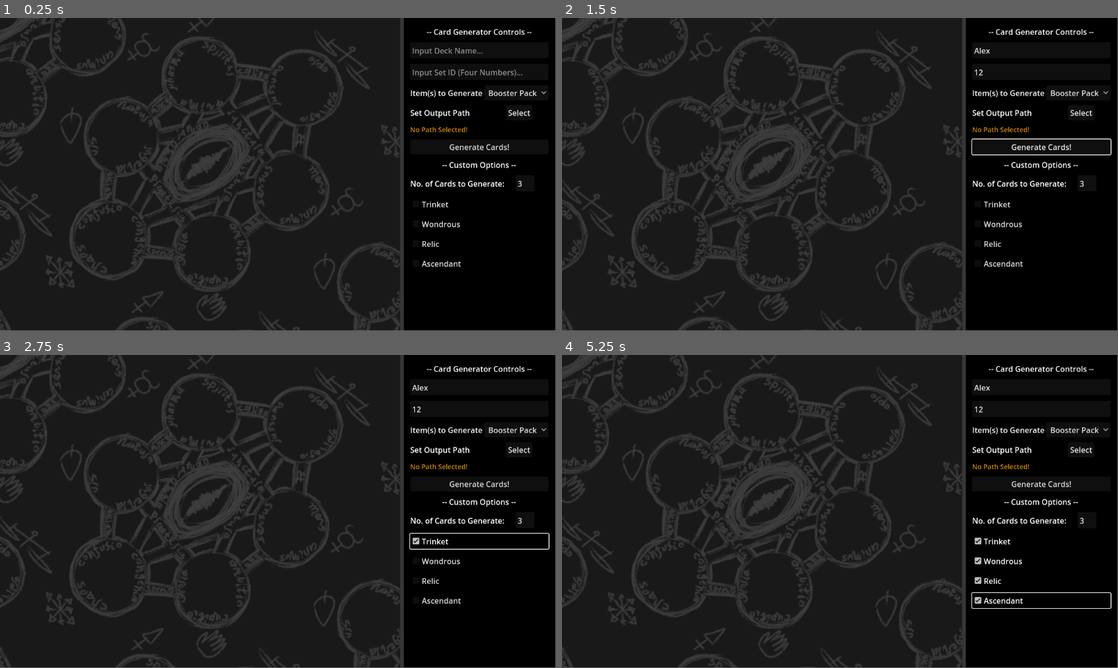
Above: before the commit, frames 1-4 (two rows, left to right).
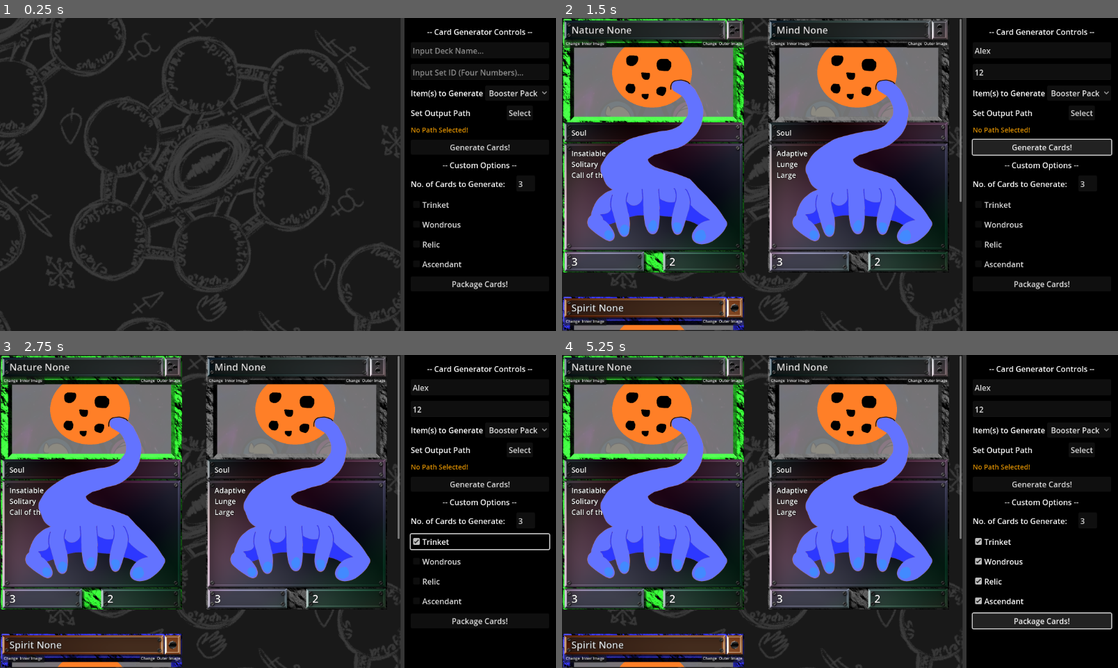
Above: after the commit, the same moments.

Repository: Blue-Kobold/Masters-of-Mana
Game: Godot game, scene res://main_screen.tscn
Same seed, same stepped clock (60 frames per second), same inputs: the game is played once before the commit and once after it.
Inputs (mouse positions are in pixels of both pictures, inside the frame that each line leads up to):
- Up to frame 1 (0.25 s): no input
- Up to frame 2 (1.5 s): click (1040, 49) at 0.52 s; type "Alex" at 0.6 s; click (1040, 71) at 0.75 s; type "12" at 0.83 s; click "Generate Cards!" at 1.25 s
- Up to frame 3 (2.75 s): click "Trinket" at 2 s
- Up to frame 4 (5.25 s): click "Wondrous" at 2.75 s; click "Relic" at 3.5 s; click "Ascendant" at 4.25 s; click (1040, 621) at 5 s, where only the run after the commit has a clickable "Package Cards!"
In our replay, the window is 799x449 before the commit and 800x450 after it. These sizes can differ from the game's own. Grey fills any space a smaller window leaves; there, only what the larger window draws over its background counts as a difference.

The runs differ from the first frame. In frame 1, 2.2% of the frame differs, in the area x 0-99%, y 0-100%; in frame 2, 44%; in frame 3, 44%; in frame 4, 45%.
Error before the commit: Attempt to call function 'store_string' in base 'null instance' on a null instance. (res://DeckPackager.gd:192)
Error after the commit: Attempt to call function 'get_text' in base 'null instance' on a null instance. (res://DeckPackager.gd:177)

Commit message:
Gotta UNSINGLETON The fucker
-Make DeckPackager not a singleton and correctly use signals to the one DeckPackager in-scene
-connect it all up so the variants are actually being modified and sticking
-double check my Ps and Qs for shit fuckery
-SHOULD BE DONE (maybe)

Diff:
--- a/Card.gd
+++ b/Card.gd
@@ -1,20 +1,125 @@
+extends Control
+
+var CardInformation
 
 var Name = "Card"
-#transform
-var posX = 0
-var posY = 0.0
-var posZ = 0
-var rotX = 0
-var rotY = 0.0
-var rotZ = 0
-var scaleX = 1.0
-var scaleY = 1.0
-var scalez = 1.0
-
+var cardUnderImg
+var cardOverImg #Generally Blank lmao
+var Rarity
+var PrimeAffinity
+var SubAffinity
+var ManaCost
 var Nickname = ""
+var TypeText = ""
 var Description = ""
-var hands = true
+var PowerVal = 0
+var DefenseVal = 0
+var Keywords = []
 var CardID = ""
 
-func _init(value):
-	Name = value
+var FileBox
+
+func SetNode(Val):
+	CardInformation = Val
+
+
+	CardInformation.merge({"URL":""})
+	CardInformation.merge({"OverURL":""})
+
+	$NameText.text = Val["Primary Affinity"] + " " + Val["Secondary Affinity"]
+	CardInformation["Name"] = $NameText.text
+
+	PrimeAffinity = Val["Primary Affinity"]
+	SubAffinity = Val["Secondary Affinity"]
+	match(Val["Primary Affinity"]):
+		#                               Color(R,G,B,A)
+		"Mind":
+			$CardBase2.self_modulate = Color(3,3,3,1)
+		"Ambition":
+			$CardBase2.self_modulate= Color(10,2,2,1)
+		"Chaos":
+			$CardBase2.self_modulate = Color(2,2,2,1)
+		"Order":
+			$CardBase2.self_modulate = Color(10,10,10,1)
+		"Nature":
+			$CardBase2.self_modulate = Color(2,10,2,1)
+		"Spirit":
+			$CardBase2.self_modulate = Color(2,2,10,1)
+		"None":
+			$CardBase2.self_modulate = Color(50,50,50,1)
+
+	Rarity = Val["Rarity"]
+	match(Val["Rarity"]):
+		"Trinket":
+			$Plate2.texture = ImageTexture.create_from_image(ImageConstructor.trinketPlate)
+		"Wondrous":
+			$Plate2.texture = ImageTexture.create_from_image(ImageConstructor.wonderousPlate)
+		"Ascendant":
+			$Plate2.texture = ImageTexture.create_from_image(ImageConstructor.ascendantPlate)
+		"Relic":
+			$Plate2.texture = ImageTexture.create_from_image(ImageConstructor.relicPlate)
+
+	ManaCost = Val["Mana Cost"]
+	match(Val["Mana Cost"]):
+		1:
+			$Pips2.texture = ImageTexture.create_from_image(ImageConstructor.manapip1)
+		2:
+			$Pips2.texture = ImageTexture.create_from_image(ImageConstructor.manapip2)
+		3:
+			$Pips2.texture = ImageTexture.create_from_image(ImageConstructor.manapip3)
+
+	TypeText = Val["Card Type"]
+	$TypeText.text = Val["Card Type"]
+
+	PowerVal = Val["Damage"]
+	$PowerText.text = str(Val["Damage"])
+
+	DefenseVal = Val["Health"]
+	$DefenseText.text = str(Val["Health"])
+
+
+	var BufferText = ""
+	for i in  Val["Keywords"]:
+		Keywords.append(i)
+		BufferText += i + "\n"
+	$RulesText.text = BufferText
+
+	pass
+
+func _on_inner_image_button_pressed():
+	if !FileBox:
+		FileBox = FileDialog.new()
+		add_child(FileBox)
+		FileBox.popup_centered(Vector2i(500,500))
+
+	FileBox.connect("file_selected", _AssignInnerImage)
+	pass # Replace with function body.
+
+func _AssignInnerImage(val):
+	cardUnderImg = val
+	CardInformation.merge({"URL":val})
+	$InnerCardContent.texture = ImageTexture.create_from_image(Image.load_from_file(val))
+	FileBox = null
+	pass
+
+func _on_outer_image_button_pressed():
+	if !FileBox:
+		FileBox = FileDialog.new()
+		add_child(FileBox)
+		FileBox.popup_centered(Vector2i(500,500))
+
+	FileBox.connect("file_selected", _AssignOuterImage)
+	pass # Replace with function body.
+
+func _AssignOuterImage(val):
+	cardOverImg = val
+	CardInformation.merge({"OverURL":val})
+	$OuterCardContent.texture = ImageTexture.create_from_image(Image.load_from_file(val))
+	FileBox = null
+	pass
+
+
+func _on_name_text_text_changed(str):
+	Name = str
+	CardInformation["Name"] = str
+	pass # Replace with function body.
--- a/CardRoller.gd
+++ b/CardRoller.gd
@@ -310,7 +310,7 @@
 	DeckPackager.SetDir($"../SelectedDir".get_text())
 	DeckPackager.setDeckName($"../DeckName".get_text())
 	DeckPackager.SetIDVal($"../SetID".get_text())
-	DeckPackager.PackageExistingCards(generate_card(number_of_cards_to_gen))
+	DeckPackager.CreateDeckFromCards(generate_card(number_of_cards_to_gen))
 
 func generate_card(cardCount):
 
--- a/ImageConstructor.gd
+++ b/ImageConstructor.gd
@@ -31,6 +31,7 @@
 var frgRules
 var frgPow
 var frgGrd
+var frgOutCtx
 
 class ImageWithData:
 	var individualCards = []
@@ -62,6 +63,7 @@
 	frgRules = cardForge.get_child(8).get_child(0)
 	frgPow = cardForge.get_child(9).get_child(0)
 	frgGrd = cardForge.get_child(10).get_child(0)
+	frgOutCtx = cardForge.get_child(11)
 
 	cardForge.visible = true
 	cardForge.position = Vector2(6000,45)
@@ -84,6 +86,10 @@
 	OpenCardForge()
 
 	cardForge.title = "Smithin' card number " + str(targetCard["index"])
+	if targetCard["URL"] != "":
+		frgctx.texture = ImageTexture.create_from_image(targetCard["URL"])
+	if targetCard["OverURL"] != "":
+		frgOutCtx.texture = ImageTexture.create_from_image(targetCard["OverURL"])
 
 	frgBack.texture = ImageTexture.create_from_image(cardFront)
 
@@ -123,7 +129,7 @@
 			frgPips.texture = ImageTexture.create_from_image(manapip3)
 
 
-	var titleStr = targetCard["Card Type"]
+	var titleStr = targetCard["Name"]
 	var textStr = targetCard["Primary Affinity"] + "-" + targetCard["Secondary Affinity"]
 	var rulesStr = ""
 	var powStr = ""
@@ -136,7 +142,7 @@
 		grdStr = "Health:" + str(targetCard["Health"])
 
 	for i in  targetCard["Keywords"]:
-		rulesStr = i + "\n "
+		rulesStr += i + "\n"
 
 	frgTitle.text = titleStr
 	frgText.text = textStr
--- /dev/null
+++ b/Node_template.tscn
@@ -0,0 +1,184 @@
+[gd_scene load_steps=8 format=3 uid="uid://bit3o7bhdkoqe"]
+
+[ext_resource type="Script" path="res://Card.gd" id="1_uyol6"]
+[ext_resource type="Texture2D" uid="uid://dhs5hjpdif3p7" path="res://textures/CardComponents/CardInnerContent/ExampleGuy.png" id="2_2gcr0"]
+[ext_resource type="Texture2D" uid="uid://banljaihcyvbg" path="res://textures/CardComponents/card_background_for_color_shifting_empty.png" id="3_bq68t"]
+[ext_resource type="Texture2D" uid="uid://c0in5k60yecyo" path="res://textures/CardComponents/cardfront_relic3.png" id="4_kqejc"]
+[ext_resource type="Texture2D" uid="uid://dirfwtrvvp6gn" path="res://textures/CardComponents/3_slot.png" id="5_4glwy"]
+[ext_resource type="Texture2D" uid="uid://b0tuhnjasg50l" path="res://textures/CardComponents/screws.png" id="6_sibd5"]
+[ext_resource type="Texture2D" uid="uid://dpjpjevav6cg2" path="res://textures/CardComponents/CardInnerContent/ExampleGuy Reachin' out.png" id="7_ll674"]
+
+[node name="CardInstance" type="Control"]
+clip_contents = true
+custom_minimum_size = Vector2(750, 1050)
+layout_mode = 3
+anchors_preset = 0
+offset_right = 750.0
+offset_bottom = 1050.0
+script = ExtResource("1_uyol6")
+
+[node name="InnerCardContent" type="TextureRect" parent="."]
+layout_mode = 0
+offset_right = 750.0
+offset_bottom = 1050.0
+texture = ExtResource("2_2gcr0")
+
+[node name="CardBase2" type="TextureRect" parent="."]
+self_modulate = Color(0, 0, 0, 1)
+layout_mode = 0
+offset_right = 750.0
+offset_bottom = 1050.0
+texture = ExtResource("3_bq68t")
+
+[node name="Plate2" type="TextureRect" parent="."]
+layout_mode = 0
+offset_right = 750.0
+offset_bottom = 1050.0
+texture = ExtResource("4_kqejc")
+
+[node name="Pips2" type="TextureRect" parent="."]
+layout_mode = 0
+offset_right = 750.0
+offset_bottom = 1050.0
+texture = ExtResource("5_4glwy")
+
+[node name="Screws2" type="TextureRect" parent="."]
+layout_mode = 0
+offset_right = 750.0
+offset_bottom = 1050.0
+texture = ExtResource("6_sibd5")
+
+[node name="SetIcon2" type="TextureRect" parent="."]
+layout_mode = 0
+offset_right = 750.0
+offset_bottom = 1050.0
+texture = ExtResource("6_sibd5")
+
+[node name="NameText" type="LineEdit" parent="."]
+custom_minimum_size = Vector2(0, 20)
+layout_mode = 1
+anchors_preset = 4
+anchor_top = 0.5
+anchor_bottom = 0.5
+offset_left = 31.0
+offset_top = -511.5
+offset_right = 657.415
+offset_bottom = -448.5
+grow_vertical = 2
+theme_override_colors/font_outline_color = Color(0, 0, 0, 1)
+theme_override_constants/outline_size = 5
+theme_override_font_sizes/font_size = 40
+text = "12345678901234567890123456"
+placeholder_text = "12345678901234567890123456"
+max_length = 26
+
+[node name="TypeText" type="Label" parent="."]
+layout_direction = 2
+layout_mode = 0
+offset_left = 35.0
+offset_top = 450.0
+offset_right = 715.0
+offset_bottom = 942.0
+size_flags_horizontal = 0
+size_flags_vertical = 0
+theme_override_colors/font_outline_color = Color(0, 0, 0, 1)
+theme_override_constants/outline_size = 5
+theme_override_font_sizes/font_size = 30
+text = "1234567890123456789012345678901234567890"
+max_lines_visible = 1
+visible_characters = 40
+text_direction = 1
+
+[node name="RulesText" type="Label" parent="."]
+layout_direction = 2
+layout_mode = 0
+offset_left = 35.0
+offset_top = 535.0
+offset_right = 715.0
+offset_bottom = 1027.0
+size_flags_horizontal = 0
+size_flags_vertical = 0
+theme_override_colors/font_outline_color = Color(0, 0, 0, 1)
+theme_override_constants/outline_size = 5
+theme_override_font_sizes/font_size = 30
+text = "1234567890123456789012345678901234567890
+2234567890123456789012345678901234567890
+3234567890123456789012345678901234567890
+4234567890123456789012345678901234567890
+5234567890123456789012345678901234567890
+6234567890123456789012345678901234567890
+7234567890123456789012345678901234567890
+8234567890123456789012345678901234567890
+9234567890123456789012345678901234567890
+"
+max_lines_visible = 9
+text_direction = 1
+
+[node name="PowerText" type="Label" parent="."]
+layout_direction = 2
+layout_mode = 0
+offset_left = 35.0
+offset_top = 972.5
+offset_right = 314.0
+offset_bottom = 1464.5
+size_flags_horizontal = 0
+size_flags_vertical = 0
+theme_override_colors/font_outline_color = Color(0, 0, 0, 1)
+theme_override_constants/outline_size = 5
+theme_override_font_sizes/font_size = 45
+text = "Power:99999"
+max_lines_visible = 9
+text_direction = 1
+
+[node name="DefenseText" type="Label" parent="."]
+layout_direction = 2
+layout_mode = 0
+offset_left = 440.0
+offset_top = 972.5
+offset_right = 728.0
+offset_bottom = 1464.5
+size_flags_horizontal = 0
+size_flags_vertical = 0
+theme_override_colors/font_outline_color = Color(0, 0, 0, 1)
+theme_override_constants/outline_size = 5
+theme_override_font_sizes/font_size = 45
+text = "Health:99999"
+max_lines_visible = 9
+text_direction = 1
+
+[node name="OuterCardContent" type="TextureRect" parent="."]
+layout_mode = 0
+offset_right = 750.0
+offset_bottom = 1050.0
+mouse_filter = 2
+texture = ExtResource("7_ll674")
+
+[node name="InnerImageButton" type="Button" parent="."]
+layout_mode = 1
+anchors_preset = -1
+anchor_left = -0.055
+anchor_top = -0.008
+anchor_right = -0.055
+anchor_bottom = -0.008
+offset_left = 46.25
+offset_top = 93.4
+offset_right = 221.25
+offset_bottom = 128.4
+text = "Change  Inner Image"
+
+[node name="OuterImageButton" type="Button" parent="."]
+layout_mode = 1
+anchors_preset = -1
+anchor_left = -0.055
+anchor_top = -0.008
+anchor_right = -0.055
+anchor_bottom = -0.008
+offset_left = 616.25
+offset_top = 93.4
+offset_right = 791.25
+offset_bottom = 128.4
+text = "Change  Outer Image"
+
+[connection signal="text_changed" from="NameText" to="." method="_on_name_text_text_changed"]
+[connection signal="pressed" from="InnerImageButton" to="." method="_on_inner_image_button_pressed"]
+[connection signal="pressed" from="OuterImageButton" to="." method="_on_outer_image_button_pressed"]
--- a/card_template.tscn
+++ b/card_template.tscn
@@ -10,6 +10,8 @@
 [node name="CardTemplate" type="Window"]
 position = Vector2i(0, 36)
 size = Vector2i(750, 1050)
+content_scale_size = Vector2i(750, 1050)
+content_scale_mode = 1
 script = ExtResource("1_irh8s")
 
 [node name="CardContents" type="TextureRect" parent="."]
@@ -59,10 +61,9 @@
 theme_override_constants/outline_size = 5
 theme_override_constants/shadow_outline_size = 5
 theme_override_font_sizes/font_size = 40
-text = "1234567890123456789012345678"
+text = "iiiiiiiiiiiiiiiiiiiiiiiiiiiiiiiiiiiiiiiiiiiiiiiiiiiiiiiiiiiiiiiiiiiiiiiiiiiiiiiiiiiiiii"
 vertical_alignment = 1
 max_lines_visible = 1
-visible_characters = 27
 text_direction = 1
 
 [node name="TypeText" type="Node2D" parent="."]
@@ -138,3 +139,7 @@
 text = "Health:99999"
 max_lines_visible = 9
 text_direction = 1
+
+[node name="OuterCardContent" type="TextureRect" parent="."]
+offset_right = 750.0
+offset_bottom = 1050.0
--- a/deckPackager.gd
+++ b/deckPackager.gd
@@ -2,12 +2,13 @@
 
 @export var number_of_cards_to_gen : int = 3
 
-var imgcon
-var Roller = load("res://CardRoller.gd").new()
 var exampleGrid
 
 var preDir = "res://"
+var _dir = ""
 var deckName = "TestDeckOfCards"
+var CardScene = load("res://Node_template.tscn")
+var Grid
 
 var CardIDSet
 
@@ -58,7 +59,6 @@
 
 # Called when the node enters the scene tree for the first time.
 func _ready():
-	exampleGrid = $TextureRect
 	#CreateDeck(number_of_cards_to_gen)
 	pass # Replace with function body.
 
@@ -71,9 +71,72 @@
 func SetIDVal(val):
 	CardIDSet = val
 
-func CreateDeck(cardCount):
-
-	var _dir
+#func CreateDeck(cardCount):
+	#
+	#var _dir
+	#
+	#if(CardIDSet == null):
+		#CardIDSet = (RandomNumberGenerator.new().randi_range(1000,9999))
+	#
+	#if DirAccess.dir_exists_absolute(preDir + "/" + deckName) != true:
+		#
+		#_dir = DirAccess.make_dir_absolute(preDir + "/" + deckName)
+	#_dir = preDir + "/" + deckName
+	#
+	#var CardBackURL = ImageConstructor.AddBackCard(_dir)
+	#
+	#var GeneratedCards = CardRoller.generate_card(cardCount)
+#
+	#var collectionofObjects = []
+	#var cardInstance = {}
+	#
+	#for i in GeneratedCards:
+		#
+		#var index = GeneratedCards.find(i)
+		#
+		#
+		#cardInstance = ObjectDictionaryTemplate.duplicate(true)
+		#
+		#i.merge({"index" : GeneratedCards.find(i)})
+		#i.merge({"dir":_dir})
+		#i.merge({"deck Name":deckName})
+		#i.merge({"cardSet":CardIDSet})
+		#i.merge({"URL":await ImageConstructor.GenerateSingle(i)})
+		#
+		#cardInstance["Nickname"] = str(i["Rarity"] + " " + i["Card Type"])
+		#cardInstance["Description"] = str(i["Primary Affinity"]) + " " + str(i["Secondary Affinity"])
+		#
+		#var cardNumber = i["cardSet"]+index
+		#
+		#cardInstance["CustomDeck"].merge({cardNumber:{}})
+		#cardInstance["CustomDeck"][cardNumber].merge({"FaceURL":i["URL"]})
+		#cardInstance["CustomDeck"][cardNumber].merge({"BackURL":CardBackURL})
+		#cardInstance["CustomDeck"][cardNumber].merge({"NumWidth":1})
+		#cardInstance["CustomDeck"][cardNumber].merge({"NumHeight":1})
+		#cardInstance["CustomDeck"][cardNumber].merge({"BackIsHidden":true})
+		#cardInstance["CustomDeck"][cardNumber].merge({"UniqueBack":false})
+		#cardInstance["CustomDeck"][cardNumber].merge({"Type":0})
+		#
+		#cardInstance["CardID"] = cardNumber*100
+		#cardInstance["GUID"] = cardInstance["GUID"] + str(index)
+		#DeckDictionary["ObjectStates"][0]["DeckIDs"].append(cardInstance["CardID"])
+		#collectionofObjects.append(cardInstance)
+		#
+	#
+	#
+	#DeckDictionary["ObjectStates"][0]["ContainedObjects"] = collectionofObjects
+	#
+	#
+	#var outputFile = FileAccess.open((_dir + "//CardGrid.json"),FileAccess.WRITE)
+	#
+	#ImageConstructor.cardForge.queue_free()
+	#
+	#outputFile.store_string(JSON.stringify(DeckDictionary,"   "))
+	#
+	#pass
+
+
+func CreateDeckFromCards(UnpackedCards):
 
 	if(CardIDSet == null):
 		CardIDSet = (RandomNumberGenerator.new().randi_range(1000,9999))
@@ -85,27 +148,71 @@
 
 	var CardBackURL = ImageConstructor.AddBackCard(_dir)
 
-	var GeneratedCards = Roller.generate_card(cardCount)
-
 	var collectionofObjects = []
 	var cardInstance = {}
-
-	for i in GeneratedCards:
-
-		var index = GeneratedCards.find(i)
+	var exampleCard
+
+	for i in UnpackedCards:
+
+		var index = UnpackedCards.find(i)
+
+		i.merge({"index" : index})
+		i.merge({"dir":_dir})
+		i.merge({"deck Name":deckName})
+		i.merge({"cardSet":CardIDSet})
+		#i.merge({"URL":await ImageConstructor.GenerateSingle(i)})
+
+		collectionofObjects.append(cardInstance)
+
+		exampleCard = CardScene.instantiate()
+		exampleCard.SetNode(i)
+		Grid = $"../UserInterface/ScrollContainer/GridContainer"
+		Grid.add_child(exampleCard)
+
+	#ImageConstructor.cardForge.queue_free()
+	pass
+
+
+func PackageEditedCards():
+	DeckPackager.SetDir($"../UserInterface/MenuContainer/SelectedDir".get_text())
+	DeckPackager.setDeckName($"../UserInterface/MenuContainer/DeckName".get_text())
+	DeckPackager.SetIDVal($"../UserInterface/MenuContainer/SetID".get_text())
+
+	print($"../ScrollContainer/GridContainer".get_child_count())
+
+	if(CardIDSet == null):
+		CardIDSet = (RandomNumberGenerator.new().randi_range(1000,9999))
+
+	if DirAccess.dir_exists_absolute(preDir + "/" + deckName) != true:
+
+		_dir = DirAccess.make_dir_absolute(preDir + "/" + deckName)
+	_dir = preDir + "/" + deckName
+
+	var CardBackURL = ImageConstructor.AddBackCard(_dir)
+
+	var collectionofObjects = []
+	var cardInstance = {}
+	var exampleCard
+
+	var EditedCardCollection = []
+	for i in $"../ScrollContainer/GridContainer".get_children():
+		EditedCardCollection.append(i.CardInformation)
+
+	for i in EditedCardCollection:
+		var index = EditedCardCollection.find(i)
 
 		cardInstance = ObjectDictionaryTemplate.duplicate(true)
 
-		i.merge({"index" : GeneratedCards.find(i)})
+		i.merge({"index" : index})
 		i.merge({"dir":_dir})
 		i.merge({"deck Name":deckName})
 		i.merge({"cardSet":CardIDSet})
 		i.merge({"URL":await ImageConstructor.GenerateSingle(i)})
 
-		cardInstance["Nickname"] = str(i["Rarity"] + " " + i["Card Type"])
+		cardInstance["Nickname"] = i["Name"] #Change this to the actual name value
 		cardInstance["Description"] = str(i["Primary Affinity"]) + " " + str(i["Secondary Affinity"])
 
-		var cardNumber = i["cardSet"]+index
+		var cardNumber = int(i["cardSet"])+index
 
 		cardInstance["CustomDeck"].merge({cardNumber:{}})
 		cardInstance["CustomDeck"][cardNumber].merge({"FaceURL":i["URL"]})
@@ -121,7 +228,6 @@
 		DeckDictionary["ObjectStates"][0]["DeckIDs"].append(cardInstance["CardID"])
 		collectionofObjects.append(cardInstance)
 
-
 	DeckDictionary["ObjectStates"][0]["ContainedObjects"] = collectionofObjects
 
 
@@ -131,64 +237,7 @@
 
 	outputFile.store_string(JSON.stringify(DeckDictionary,"   "))
 
-	pass
-
-
-func PackageExistingCards(ExistingCards):
-	var _dir
-
-	if(CardIDSet == null):
-		CardIDSet = (RandomNumberGenerator.new().randi_range(1000,9999))
-
-	if DirAccess.dir_exists_absolute(preDir + "/" + deckName) != true:
-
-		_dir = DirAccess.make_dir_absolute(preDir + "/" + deckName)
-	_dir = preDir + "/" + deckName
-
-	var CardBackURL = ImageConstructor.AddBackCard(_dir)
-
-	var collectionofObjects = []
-	var cardInstance = {}
-
-	for i in ExistingCards:
-
-		var index = ExistingCards.find(i)
-
-		cardInstance = ObjectDictionaryTemplate.duplicate(true)
-
-		i.merge({"index" : ExistingCards.find(i)})
-		i.merge({"dir":_dir})
-		i.merge({"deck Name":deckName})
-		i.merge({"cardSet":CardIDSet})
-		i.merge({"URL":await ImageConstructor.GenerateSingle(i)})
-
-		cardInstance["Nickname"] = str(i["Rarity"] + " " + i["Card Type"])
-		cardInstance["Description"] = str(i["Primary Affinity"]) + " " + str(i["Secondary Affinity"])
-
-		var cardNumber = int(i["cardSet"])+index
-
-		cardInstance["CustomDeck"].merge({cardNumber:{}})
-		cardInstance["CustomDeck"][cardNumber].merge({"FaceURL":i["URL"]})
-		cardInstance["CustomDeck"][cardNumber].merge({"BackURL":CardBackURL})
-		cardInstance["CustomDeck"][cardNumber].merge({"NumWidth":1})
-		cardInstance["CustomDeck"][cardNumber].merge({"NumHeight":1})
-		cardInstance["CustomDeck"][cardNumber].merge({"BackIsHidden":true})
-		cardInstance["CustomDeck"][cardNumber].merge({"UniqueBack":false})
-		cardInstance["CustomDeck"][cardNumber].merge({"Type":0})
-
-		cardInstance["CardID"] = cardNumber*100
-		cardInstance["GUID"] = cardInstance["GUID"] + str(index)
-		DeckDictionary["ObjectStates"][0]["DeckIDs"].append(cardInstance["CardID"])
-		collectionofObjects.append(cardInstance)
-
-
-	DeckDictionary["ObjectStates"][0]["ContainedObjects"] = collectionofObjects
-
-
-	var outputFile = FileAccess.open((_dir + "//CardGrid.json"),FileAccess.WRITE)
-
-	ImageConstructor.cardForge.queue_free()
-
-	outputFile.store_string(JSON.stringify(DeckDictionary,"   "))
-
-	pass
+
+func _on_button_2_pressed():
+	PackageEditedCards()
+	pass # Replace with function body.
--- a/main_screen.tscn
+++ b/main_screen.tscn
@@ -14,6 +14,9 @@
 anchor_bottom = 1.0
 grow_horizontal = 2
 grow_vertical = 2
+size_flags_horizontal = 3
+size_flags_vertical = 3
+size_flags_stretch_ratio = 20.0
 script = ExtResource("1_avh4f")
 
 [node name="BGRect" type="ColorRect" parent="."]
@@ -125,6 +128,7 @@
 texture = ExtResource("2_86o2s")
 
 [node name="DeckPackager" parent="." instance=ExtResource("3_tfdwx")]
+position = Vector2(46, -1)
 
 [node name="GrayRect" type="ColorRect" parent="."]
 layout_mode = 1
@@ -226,6 +230,7 @@
 layout_mode = 2
 text = "Generate Cards!"
 script = ExtResource("1_svu8i")
+number_of_cards_to_gen = null
 
 [node name="CustomOptions" type="Label" parent="MenuContainer"]
 layout_mode = 2
@@ -265,6 +270,32 @@
 layout_mode = 2
 text = "Ascendant"
 
+[node name="Button2" type="Button" parent="MenuContainer"]
+layout_mode = 2
+text = "Package Cards!"
+script = ExtResource("1_svu8i")
+number_of_cards_to_gen = null
+
+[node name="ScrollContainer" type="ScrollContainer" parent="."]
+layout_mode = 0
+offset_left = 2.0
+offset_top = 2.0
+offset_right = 1654.0
+offset_bottom = 1290.0
+scale = Vector2(0.5, 0.5)
+horizontal_scroll_mode = 0
+
+[node name="GridContainer" type="GridContainer" parent="ScrollContainer"]
+custom_minimum_size = Vector2(375, 525)
+layout_mode = 2
+theme_override_constants/h_separation = 100
+theme_override_constants/v_separation = 100
+columns = 2
+
+[connection signal="text_changed" from="MenuContainer/DeckName" to="DeckPackager" method="_on_deck_name_text_changed"]
+[connection signal="text_changed" from="MenuContainer/SetID" to="DeckPackager" method="SetIDVal"]
 [connection signal="dir_selected" from="MenuContainer/OutputPathContainer/FileDialog" to="." method="_on_file_dialog_dir_selected"]
+[connection signal="dir_selected" from="MenuContainer/OutputPathContainer/FileDialog" to="DeckPackager" method="_on_file_dialog_dir_selected"]
 [connection signal="pressed" from="MenuContainer/OutputPathContainer/FileDialogButton" to="." method="_on_file_dialog_button_pressed"]
 [connection signal="pressed" from="MenuContainer/Button" to="MenuContainer/Button" method="_on_pressed"]
+[connection signal="pressed" from="MenuContainer/Button2" to="DeckPackager" method="_on_button_2_pressed"]
--- a/project.godot
+++ b/project.godot
@@ -20,3 +20,8 @@
 CardRoller="*res://CardRoller.gd"
 DeckPackager="*res://DeckPackager.gd"
 ImageConstructor="*res://ImageConstructor.gd"
+
+[display]
+
+window/stretch/mode="viewport"
+window/stretch/aspect="expand"
Binary file added: textures/CardComponents/CardInnerContent/ExampleGuy - Copy.png
Not shown, added: textures/CardComponents/CardInnerContent/ExampleGuy - Copy.png.import
Binary file added: textures/CardComponents/CardInnerContent/ExampleGuy Reachin' out - Copy.png
Not shown, added: textures/CardComponents/CardInnerContent/ExampleGuy Reachin' out - Copy.png.import
Binary file added: textures/CardComponents/CardInnerContent/ExampleGuy Reachin' out.png
Not shown, added: textures/CardComponents/CardInnerContent/ExampleGuy Reachin' out.png.import
